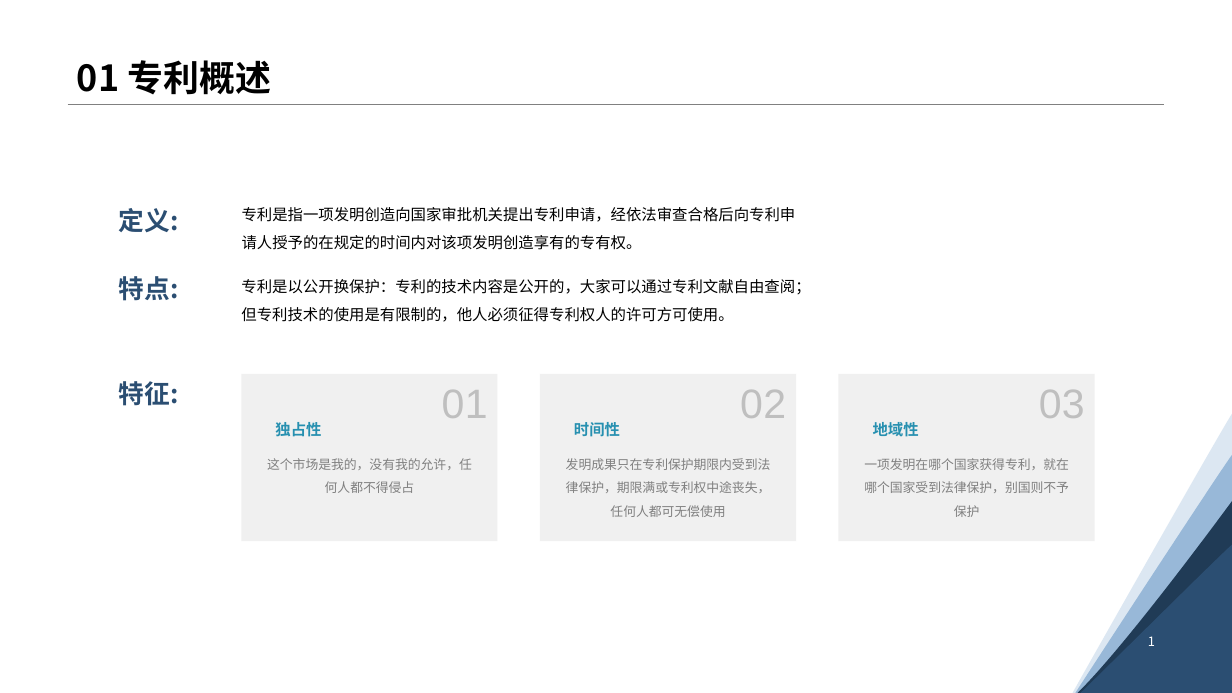
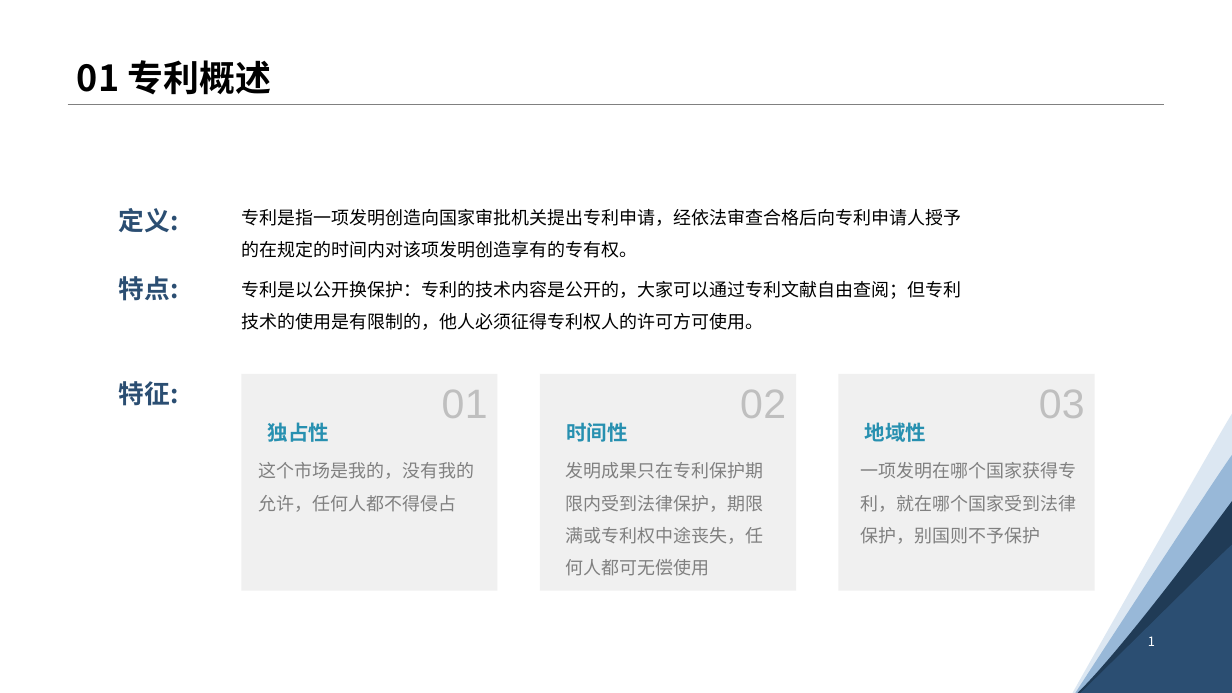
Before and after one commit to ACui96/HowToWriteAPatent, a slide deck: slide 4 of 如何撰写专利.pptx. Drawn at 1232x693 pixels with LibreOffice and Linux fonts; fonts in the diff are those of the drawing. Boxes give left, top, right and bottom in pixels: in the first picture for what was removed or moved away, otherwise in the second. Text is boxed around its words. In the diff, an @@ line names an element or a change of style, - is before the commit and + after.

```diff
--- a/如何撰写专利.pptx
+++ b/如何撰写专利.pptx
@@ text "专利是指一项发明创造向国家审批机关提出专利申请，经依法审查合格后向专利申请人授予的在规定的时间内对该项发明创造享有的专有 ..." at <box>242,209,962,258</box>: size 12 to 14 pt @@
@@ text "专利是以公开换保护：专利的技术内容是公开的，大家可以通过专利文献自由查阅；但专利技术的使用是有限制的，他人必须征得专利权 ..." at <box>241,281,961,330</box>: size 12 to 14 pt @@
@@ rectangle: place and size @@
-rectangle at <box>241,374,497,542</box>
+rectangle at <box>241,374,497,592</box>
@@ rectangle: place and size @@
-rectangle at <box>540,374,796,542</box>
+rectangle at <box>540,374,796,592</box>
@@ rectangle: place and size @@
-rectangle at <box>838,374,1094,542</box>
+rectangle at <box>838,374,1094,592</box>
@@ text "独占性": place and size @@
-text "独占性" at <box>275,422,321,437</box>
+text "独占性" at <box>268,422,329,442</box>
@@ text "时间性": place and size @@
-text "时间性" at <box>574,422,620,437</box>
+text "时间性" at <box>566,422,627,442</box>
@@ size 12 to 16 pt in 3 elements at <box>268,422,329,442</box>, <box>566,422,627,442</box>, <box>865,422,926,442</box> @@
@@ text "地域性": place and size @@
-text "地域性" at <box>873,422,919,437</box>
+text "地域性" at <box>865,422,926,442</box>
@@ text "这个市场是我的，没有我的允许，任何人都不得侵占": place and size @@
-text "这个市场是我的，没有我的允许，任何人都不得侵占" at <box>267,458,472,493</box>
+text "这个市场是我的，没有我的允许，任何人都不得侵占" at <box>259,462,475,512</box>
@@ size 10 to 14 pt; alignment centre to left in 3 elements at <box>259,462,475,512</box>, <box>861,462,1077,544</box>, <box>566,462,764,576</box> @@
```
Also in this commit, not shown: 11 other slides changed.
